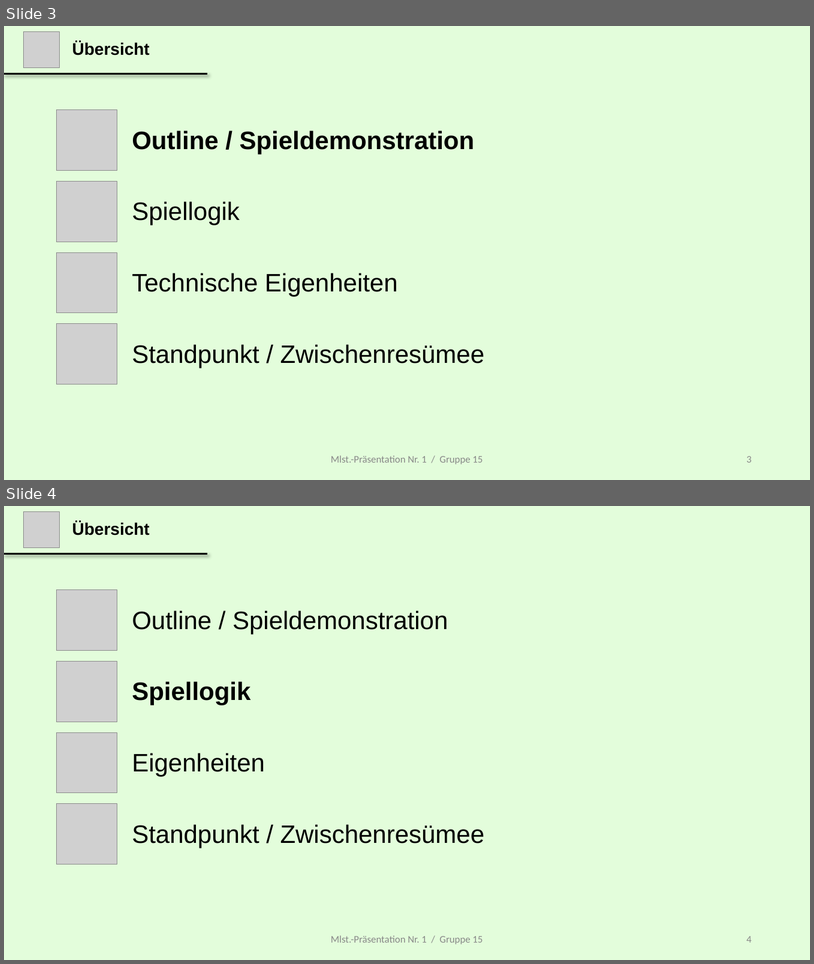
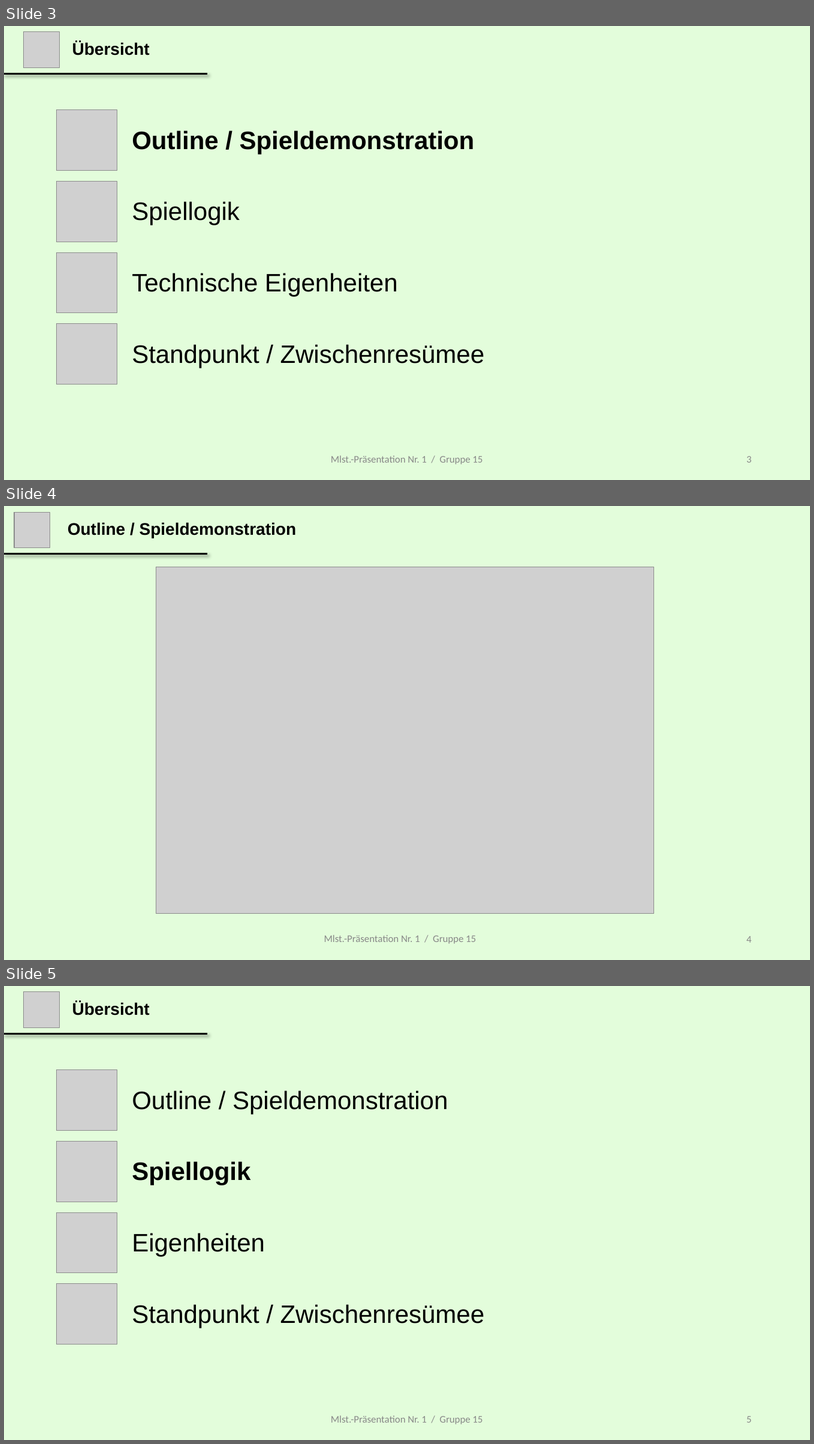
Before and after one commit to gjoyet/skipBo, a slide deck: 00_General/Presentation/MS 3/Presentation_Milestone_iii_Master.pptx. Shown one above the other, each under a label of ours: slides 3 and 4 before the commit, slides 3, 4 and 5 after it. The pictures are 814x964 and 814x1444 pixels, drawn with LibreOffice and Linux fonts; fonts in the diff are those of the drawing; grey boxes stand for pictures. Boxes give left, top, right and bottom in pixels: in the first picture for what was removed or moved away, otherwise in the second. Text is boxed around its words. In the diff, an @@ line names an element or a change of style, - is before the commit and + after.

Commit message:
inserted picture of game into PowerPoint

```diff
--- a/00_General/Presentation/MS 3/Presentation_Milestone_iii_Master.pptx
+++ b/00_General/Presentation/MS 3/Presentation_Milestone_iii_Master.pptx
@@ slide 4 added at (4,506,810,960), background #E3FDDB @@
@@ picture added at (14,512,50,548) @@
@@ title added at (68,522,296,538), 20 pt, text #000000, bold @@
+Outline / Spieldemonstration
@@ line added from (4, 554) to (207, 554), #000000 2.25 pt @@
@@ picture added at (156,567,654,913) @@
@@ text added at (324,934,476,943), 12 pt, text #888888 @@
+Mlst.-Präsentation Nr. 1 / Gruppe 15
@@ page number added at (747,936,752,942), 12 pt, text #888888 @@
+4
@@ what was slide 4 is now slide 5 @@
@@ page number at (747,1416,752,1422): text changed @@
-4
+5
```
